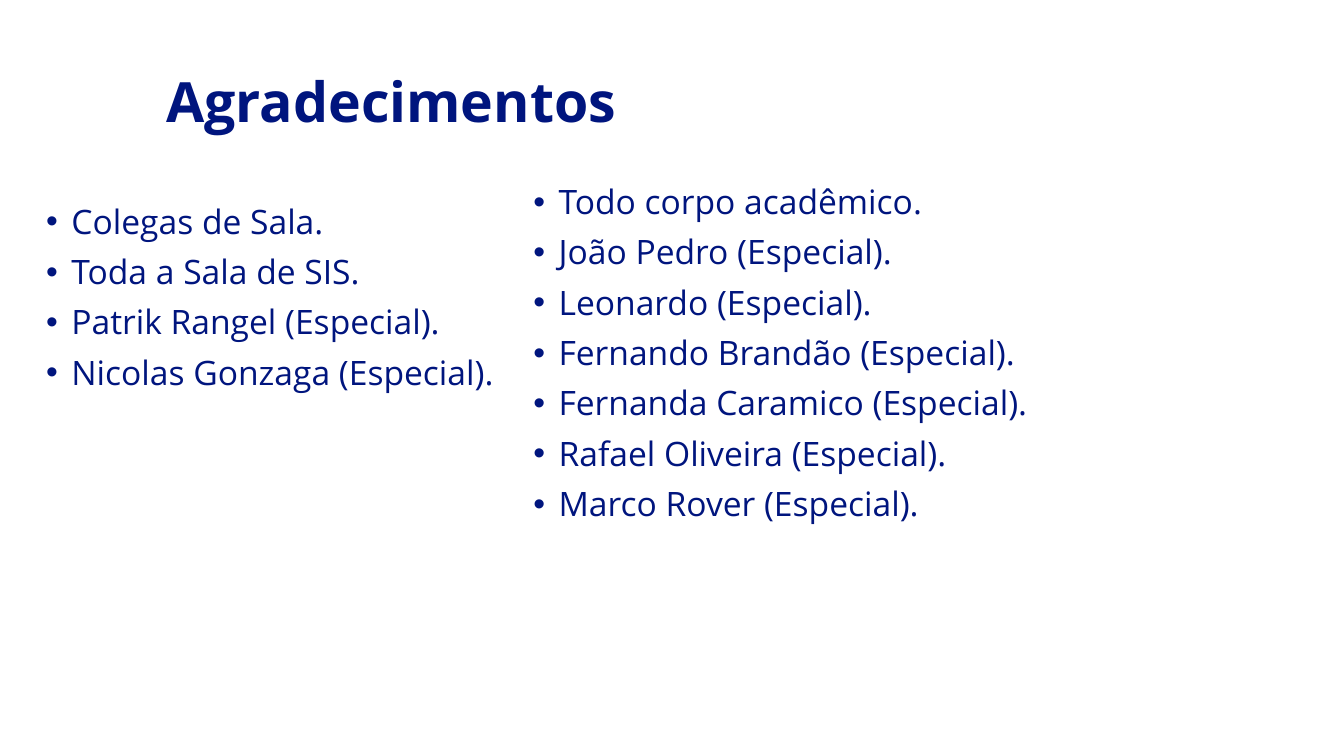
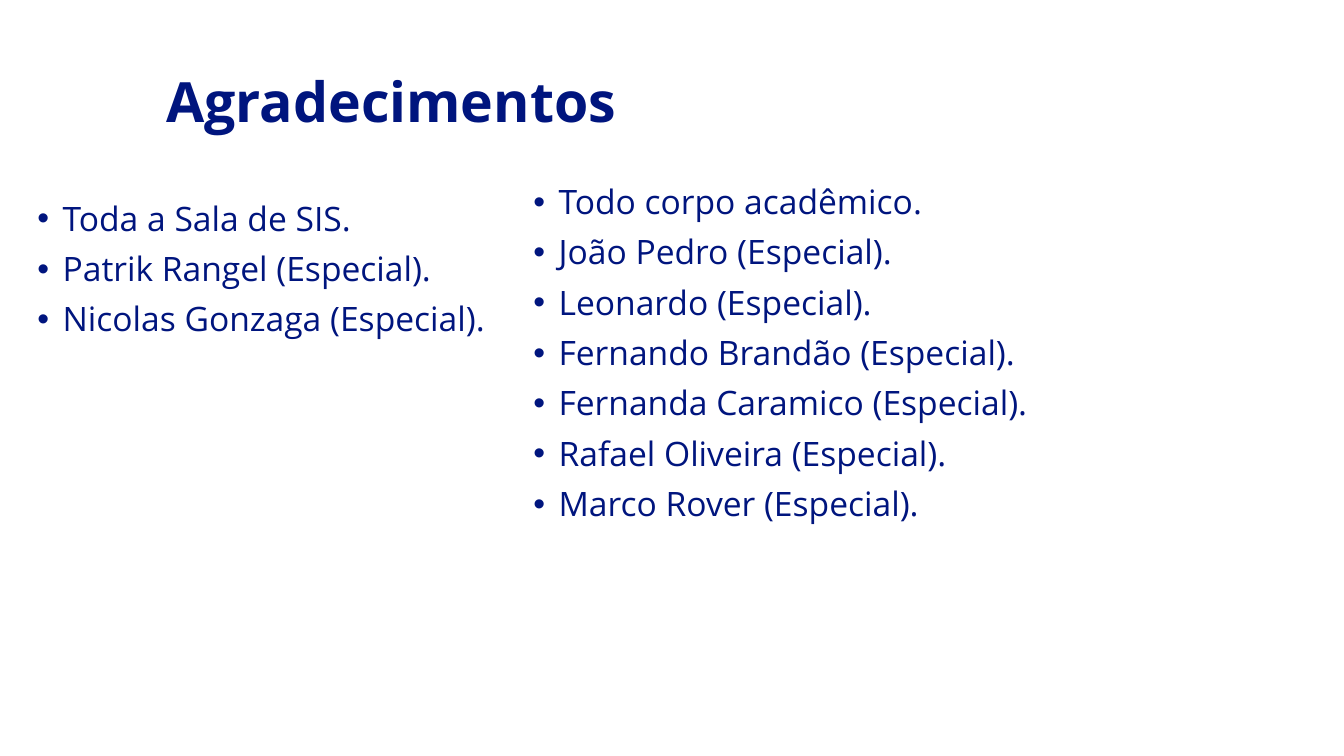
Before and after one commit to PedroSPtech2022/Projeto_Individual, a slide deck: slide 9 of Slide/Apresentação Final.pptx. Drawn at 1344x756 pixels with LibreOffice and Linux fonts; fonts in the diff are those of the drawing; background and template pictures are left out. Boxes give left, top, right and bottom in pixels: in the first picture for what was removed or moved away, otherwise in the second. Text is boxed around its words. In the diff, an @@ line names an element or a change of style, - is before the commit and + after.

```diff
--- a/Slide/Apresentação Final.pptx
+++ b/Slide/Apresentação Final.pptx
@@ text "Toda a Sala de SIS.": place and size @@
-text "Toda a Sala de SIS." at (71, 208, 494, 393)
+text "Toda a Sala de SIS." at (63, 205, 485, 339)
@@ text at (71, 208, 323, 242): paragraph removed @@
-• Colegas de Sala.
```
Also in this commit, not shown: 4 other slides changed, 3 other files.
